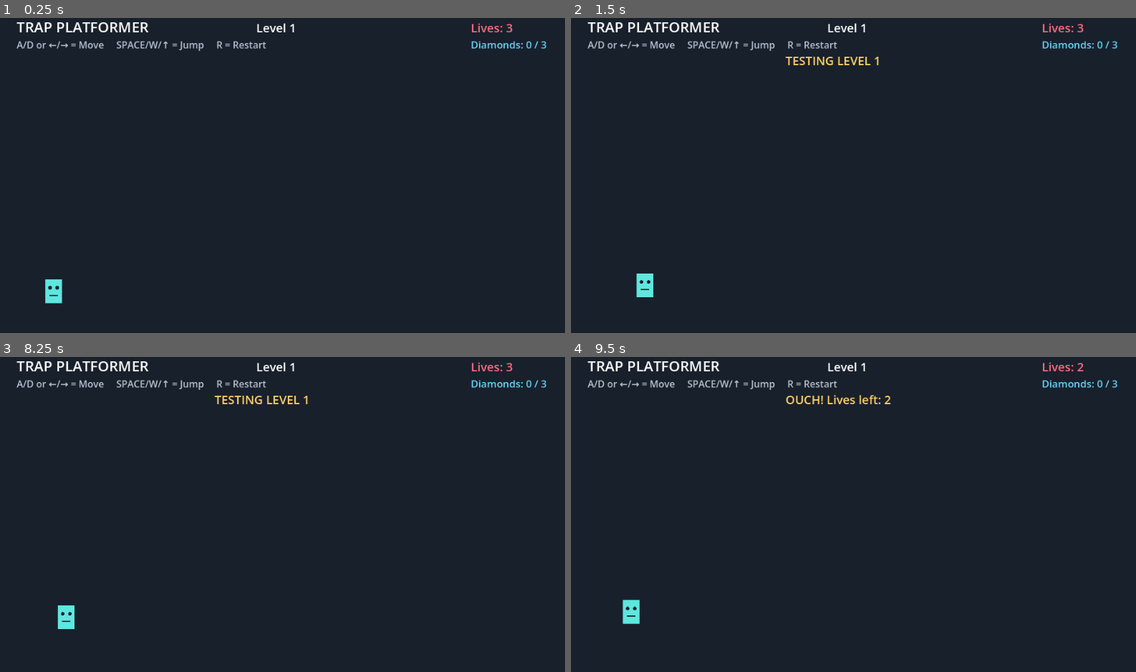
Above: before the commit, frames 1-4 (two rows, left to right).
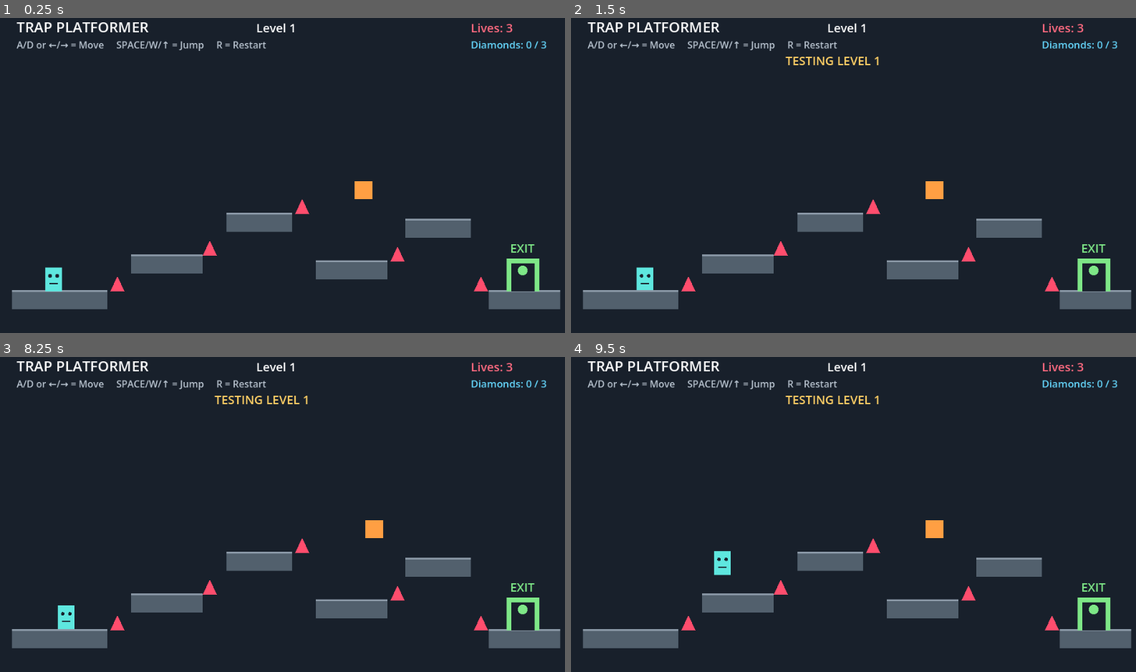
Above: after the commit, the same moments.

Repository: HimaBindhu-j/trap-platformer
Game: Godot game, scene res://Main.tscn
Same seed, same stepped clock (60 frames per second), same inputs: the game is played once before the commit and once after it.
Inputs:
- Up to frame 1 (0.25 s): no input
- Up to frame 2 (1.5 s): hold 1 0.53-1.28 s; hold D (move_right) from 0.53 s (still down); tap Space (jump) at 0.77 s; tap 2 at 1.35 s
- Up to frame 3 (8.25 s): tap Space (jump) at 1.52, 3.02, 3.77, 4.52, 6.02, 6.77, 7.52 s; release D (move_right) at 2.03 s; hold A (move_left) 2.03-2.78 s; hold 3 2.03-2.78 s; hold D (move_right) 2.78-4.28 s; tap 4 at 2.85 s; hold 5 3.53-4.28 s; hold A (move_left) 4.28-5.03 s; tap 6 at 4.35 s; hold D (move_right) 5.03-5.78 s; hold 7 5.03-5.78 s; hold A (move_left) 5.78-7.28 s; tap 8 at 5.85 s; hold 9 6.53-7.28 s; hold D (move_right) from 7.28 s (still down); tap 0 at 7.35 s; hold 1 from 8.03 s (still down)
- Up to frame 4 (9.5 s): keep holding D (move_right); release 1 at 8.78 s; tap 2 at 8.85 s; tap Space (jump) at 9.02 s

The runs differ from the first frame. In frame 1, 5.8% of the frame differs, in the area x 2-100%, y 51-93%; in frame 2, 5.8%; in frame 3, 5.7%; in frame 4, 6.5%, in the area x 2-100%, y 1-93%.
Error before the commit: Parse Error: Could not preload resource script "res://Trigger.gd". (res://Level.gd:34)

Commit message:
Activate moving trap with invisible trigger

Diff:
--- a/trap_platformer/Level.gd
+++ b/trap_platformer/Level.gd
@@ -23,6 +23,7 @@
 var moving_trap_range := 100.0
 var moving_trap_speed := 2.0
 var moving_trap_direction := 1.0
+var trap_activated := false
 
 var exit_area: Area2D
 var exit_enabled := false
@@ -114,6 +115,9 @@
 func _process(delta):
 
 	if moving_trap == null:
+		return
+
+	if not trap_activated:
 		return
 
 	# Move trap left and right
@@ -150,6 +154,7 @@
 func _on_level_triggered(player):
 
 	print("INVISIBLE TRIGGER ACTIVATED!")
+	trap_activated = true
 
 
 func _on_spike_body_entered(body):
--- a/trap_platformer/Trigger.gd
+++ b/trap_platformer/Trigger.gd
@@ -6,23 +6,6 @@
 
 
 func _ready():
-	body_entered.connect(_on_body_entered)
-
-
-func _on_body_entered(body):
-	if body.name != "Player":
-		return
-
-	if activated:
-		returnextends Area2D
-
-signal triggered(player)
-
-var activated := false
-
-
-func _ready():
-
 	monitoring = true
 	collision_layer = 0
 	collision_mask = 1
@@ -31,7 +14,6 @@
 	var shape := RectangleShape2D.new()
 
 	shape.size = Vector2(80, 120)
-
 	collision.shape = shape
 
 	add_child(collision)
@@ -40,7 +22,6 @@
 
 
 func _on_body_entered(body):
-
 	print("Trigger detected: ", body.name)
 
 	if body.name != "Player":
@@ -50,8 +31,4 @@
 		return
 
 	activated = true
-
 	triggered.emit(body)
-
-	activated = true
-	triggered.emit(body)
